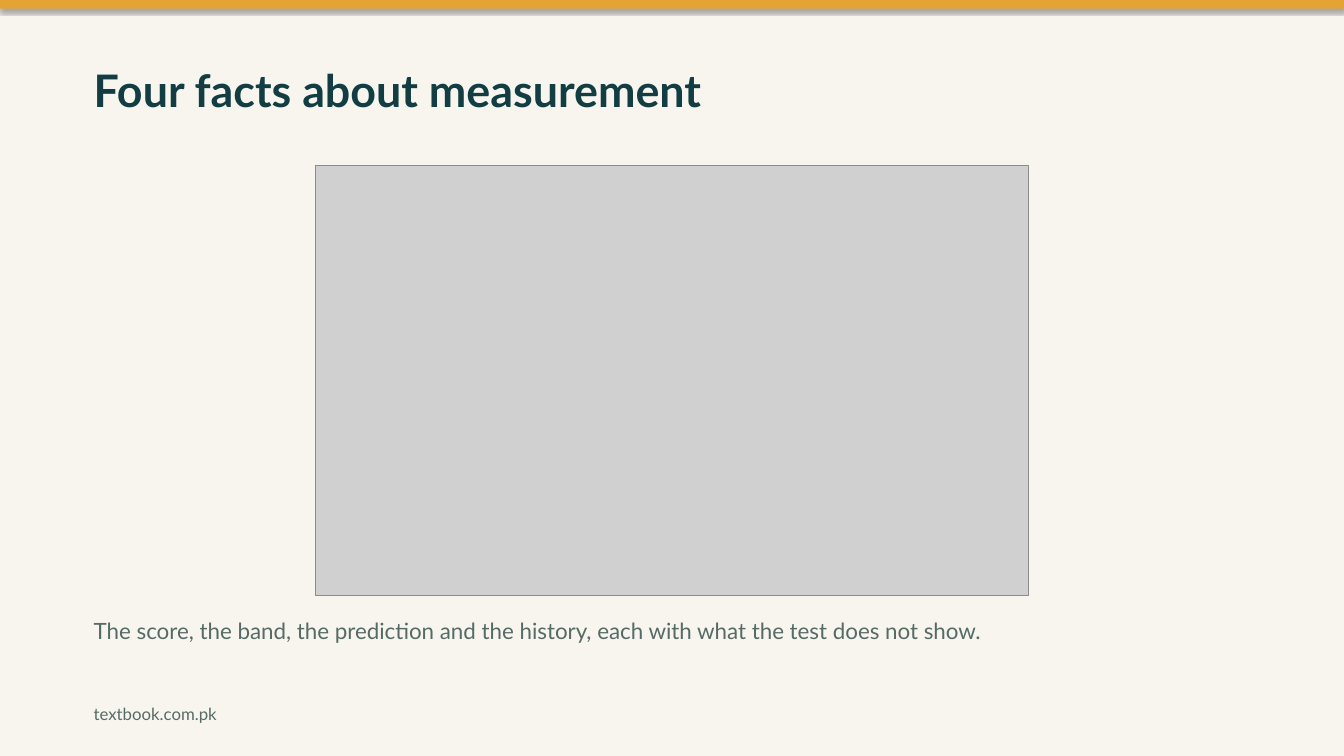
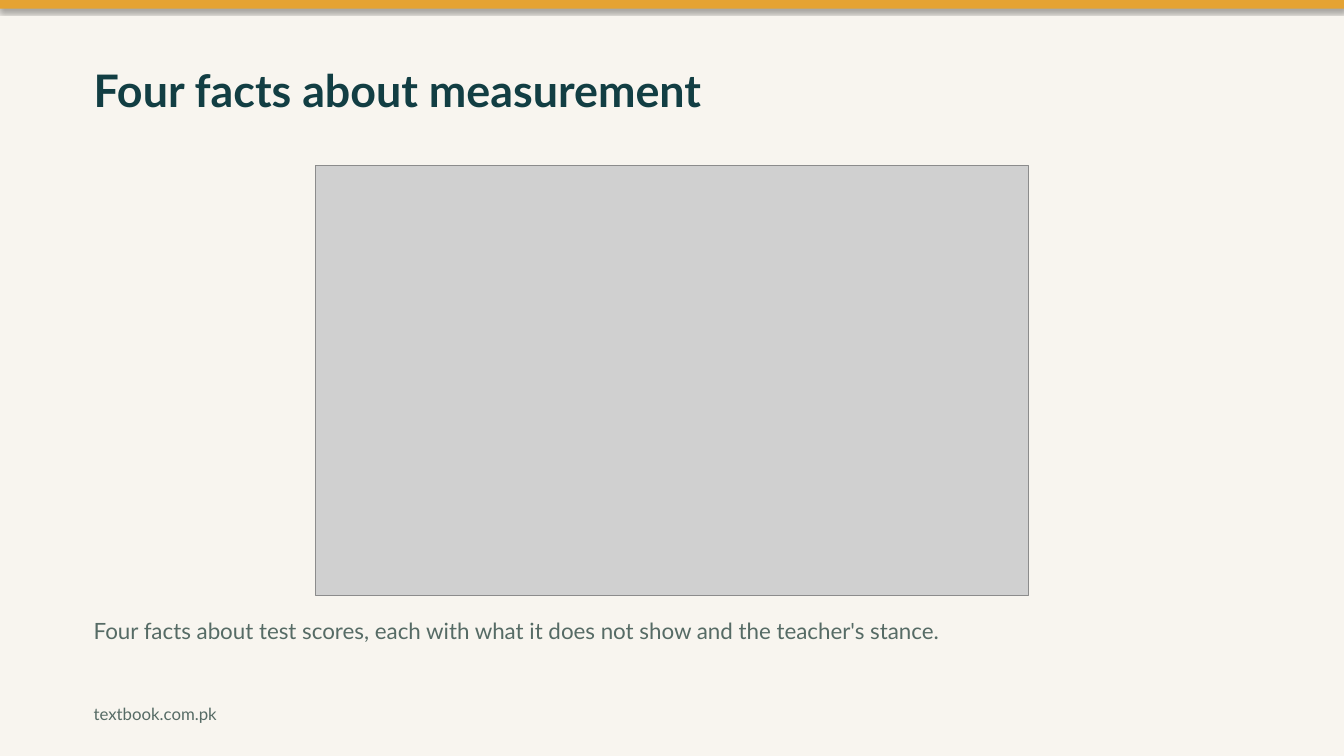
Before and after one commit to channayousif/mega-textbook-for-B.Ed-2026, a slide deck: slide 6 of static/studio/slides/efmp-301/unit-05.en.pptx. Drawn at 1344x756 pixels with LibreOffice and Linux fonts; fonts in the diff are those of the drawing; grey boxes stand for pictures. Boxes give left, top, right and bottom in pixels: in the first picture for what was removed or moved away, otherwise in the second. Text is boxed around its words. In the diff, an @@ line names an element or a change of style, - is before the commit and + after.

```diff
--- a/static/studio/slides/efmp-301/unit-05.en.pptx
+++ b/static/studio/slides/efmp-301/unit-05.en.pptx
@@ text at box(94, 622, 939, 642): text changed @@
-The score, the band, the prediction and the history, each with what the test does not show.
+Four facts about test scores, each with what it does not show and the teacher's stance.
```
Also in this commit, not shown: 1 other slide changed, 3 other files.
